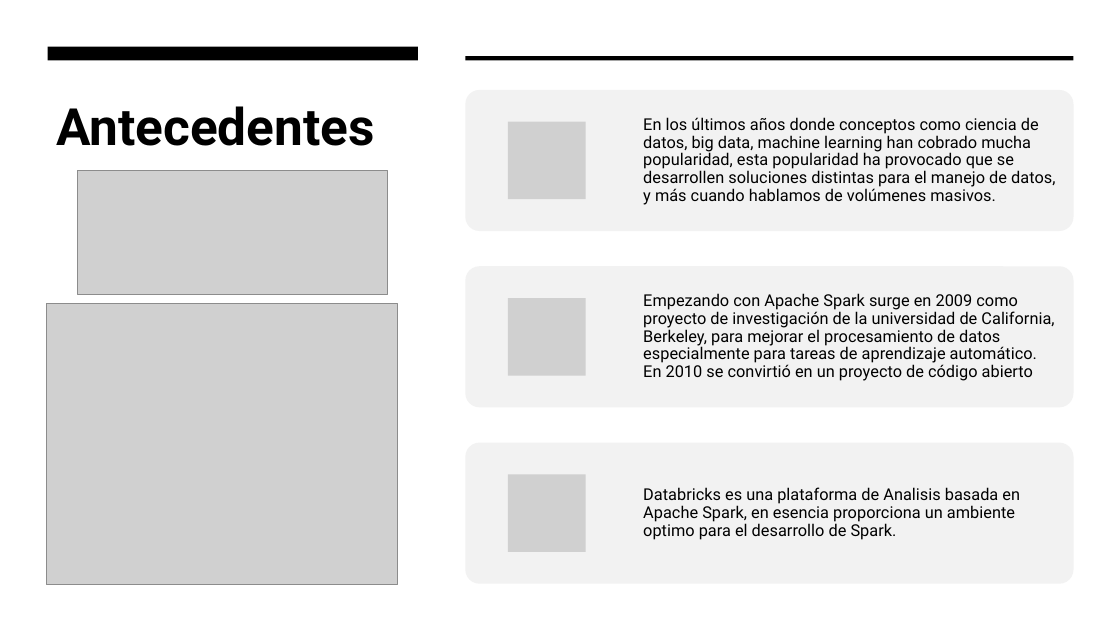
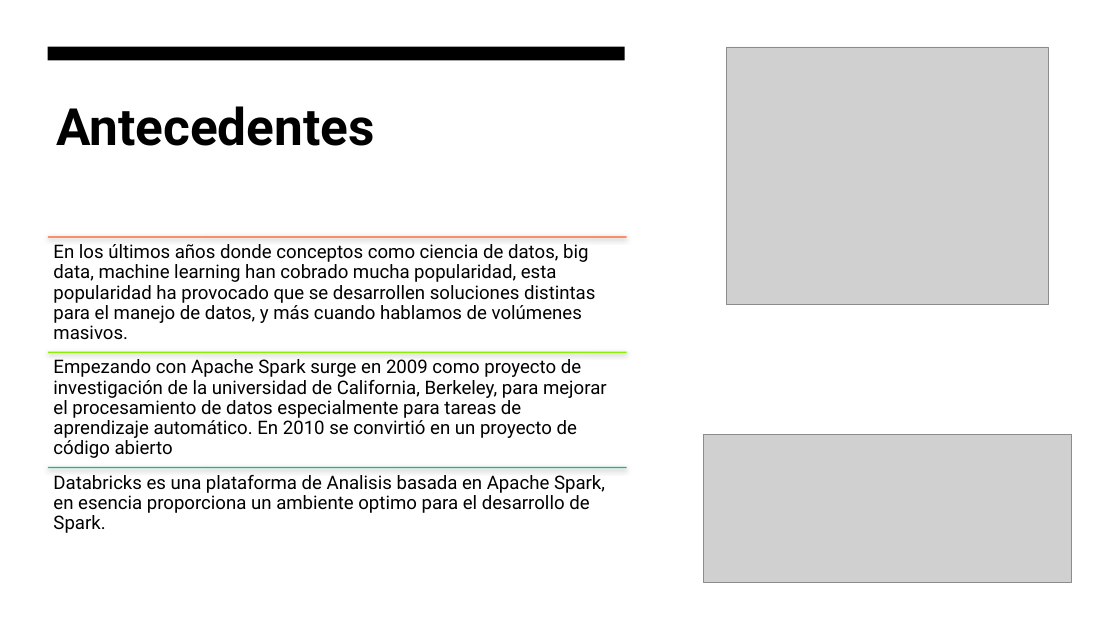
Before and after one commit to mayorga09/MCD-BDR, a slide deck: slide 2 of PIA - BDR .pptx. Drawn at 1120x630 pixels with LibreOffice and Linux fonts; fonts in the diff are those of the drawing; grey boxes stand for pictures. Boxes give left, top, right and bottom in pixels: in the first picture for what was removed or moved away, otherwise in the second. Text is boxed around its words. In the diff, an @@ line names an element or a change of style, - is before the commit and + after.

```diff
--- a/PIA - BDR .pptx
+++ b/PIA - BDR .pptx
@@ rectangle: place and size @@
-rectangle at <box>48,47,418,60</box>
+rectangle at <box>48,47,625,60</box>
@@ rectangle removed at <box>465,56,1074,60</box> @@
@@ picture: place and size @@
-picture at <box>46,303,397,585</box>
+picture at <box>727,47,1049,305</box>
@@ text "En los últimos años donde ...": place and size @@
-text "En los últimos años donde ..." at <box>643,117,1055,205</box>
+text "En los últimos años donde ..." at <box>53,244,595,339</box>
@@ line added from (48, 237) to (627, 237), #FE5D21 1 pt @@
@@ text "Empezando con Apache Spark surge ...": place and size @@
-text "Empezando con Apache Spark surge ..." at <box>643,293,1054,381</box>
+text "Empezando con Apache Spark surge ..." at <box>53,359,607,458</box>
@@ line added from (48, 352) to (627, 352), #89F201 1 pt @@
@@ picture: place and size @@
-picture at <box>78,171,388,295</box>
+picture at <box>703,434,1072,582</box>
@@ size 14 to 16 pt; vertical alignment middle to top in 3 elements at <box>53,244,595,339</box>, <box>53,359,607,458</box>, <box>53,474,605,533</box> @@
@@ text "Databricks es una plataforma de ...": place and size @@
-text "Databricks es una plataforma de ..." at <box>643,487,1020,540</box>
+text "Databricks es una plataforma de ..." at <box>53,474,605,533</box>
@@ line added from (48, 468) to (627, 468), #00C777 1 pt @@
@@ group removed at <box>465,90,1074,584</box>: 3 rounded rectangles, 3 pictures @@
```
Also in this commit, not shown: 1 other slide changed, 1 slide added, 2 other files.
